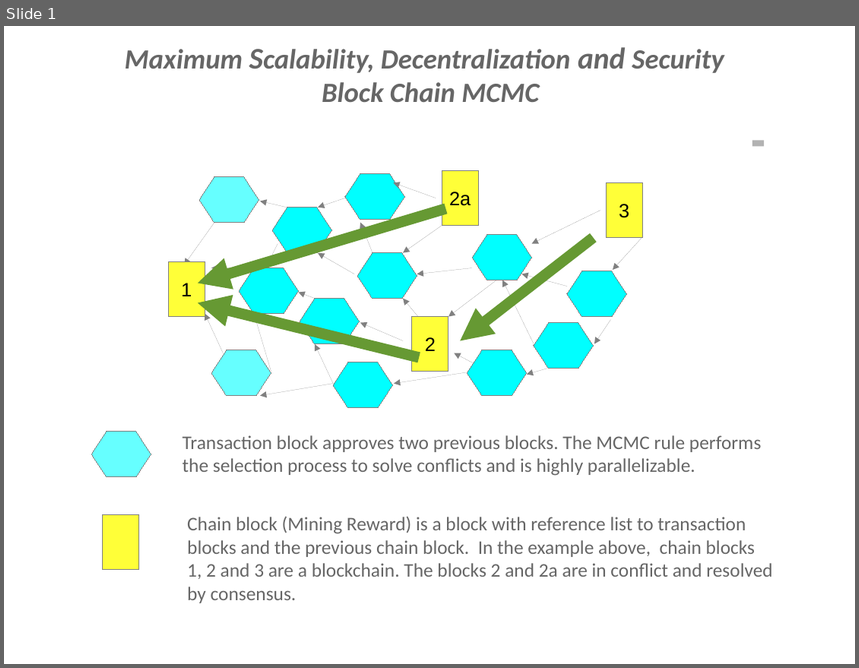
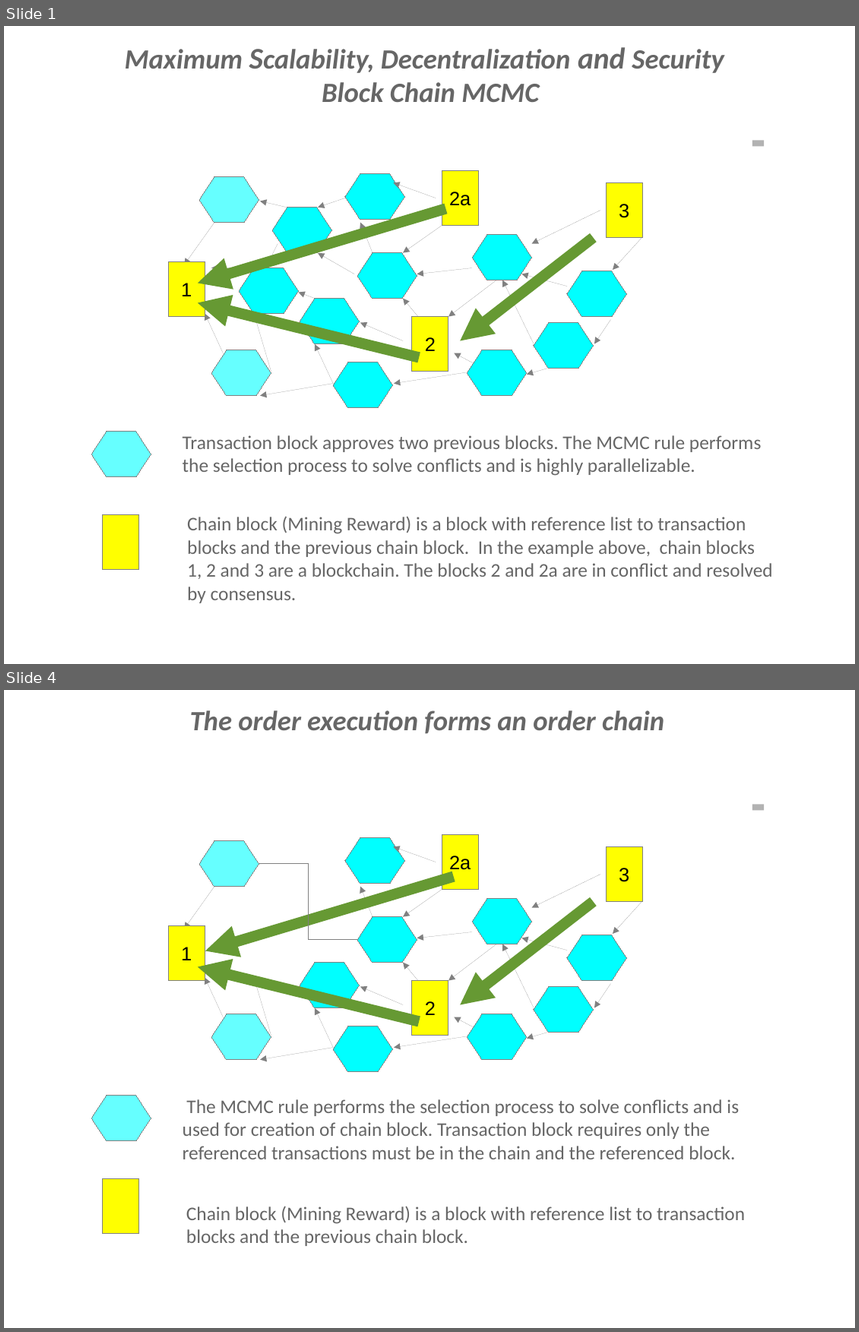
Before and after one commit to bigtangle/bigtangle, a slide deck: summary/mcmc.odp. Shown one above the other, each under a label of ours: slide 1 before the commit, slides 1 and 4 after it; the slides between them are not shown. The pictures are 859x668 and 859x1332 pixels, drawn with LibreOffice and Linux fonts; fonts in the diff are those of the drawing. Boxes give left, top, right and bottom in pixels: in the first picture for what was removed or moved away, otherwise in the second. Text is boxed around its words. In the diff, an @@ line names an element or a change of style, - is before the commit and + after.

```diff
--- a/summary/mcmc.odp
+++ b/summary/mcmc.odp
@@ slide 4 added at box(4, 690, 855, 1328), background #FFFFFF @@
@@ text added at box(190, 711, 664, 734), 26 pt, text #666666, bold, italic @@
+The order execution forms an order chain
@@ group added at box(102, 804, 765, 1233): 23 arrows, 10 hexagons, 6 rectangles, 1 elbow line @@
+1
+3
+2
+2a
@@ hexagon added at box(91, 1096, 151, 1141), fill #66FFFF, outline #808080 0 pt @@
@@ text added at box(183, 1100, 739, 1160), 18 pt, text #666666 @@
+The MCMC rule performs the selection process to solve conflicts and is used for creation of chain block. Transaction block requires only the referenced transactions must be in the chain and the referenced block.
@@ text added at box(186, 1206, 745, 1246), 18 pt, text #666666 @@
+Chain block (Mining Reward) is a block with reference list to transaction blocks and the previous chain block.
@@ slide 1 changed as well @@
@@ fill #FFFF38 to #FFFF00 in 5 elements at box(168, 262, 205, 317), box(607, 183, 643, 237), box(413, 316, 449, 371), box(442, 171, 478, 226), box(102, 515, 139, 569) @@
```
Also in this commit, not shown: 3 other slides added, 1 slide removed, 1 other file.
